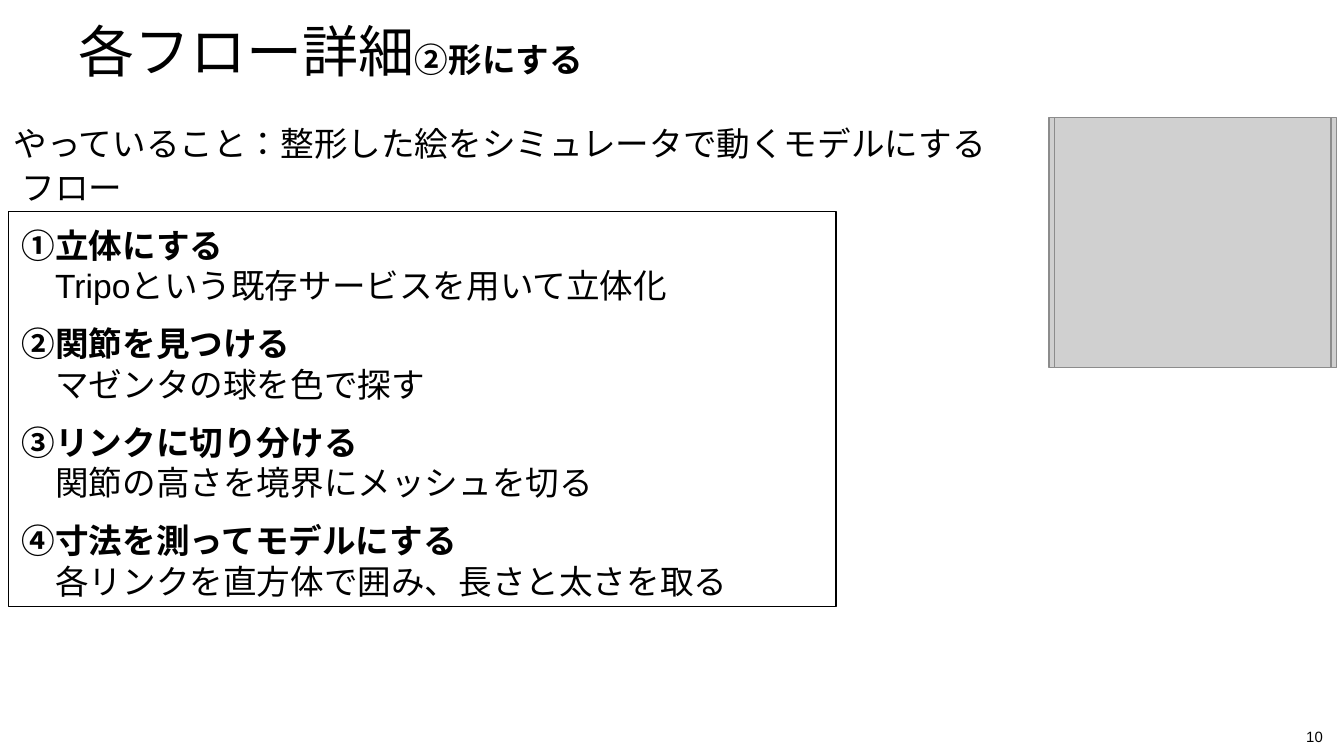
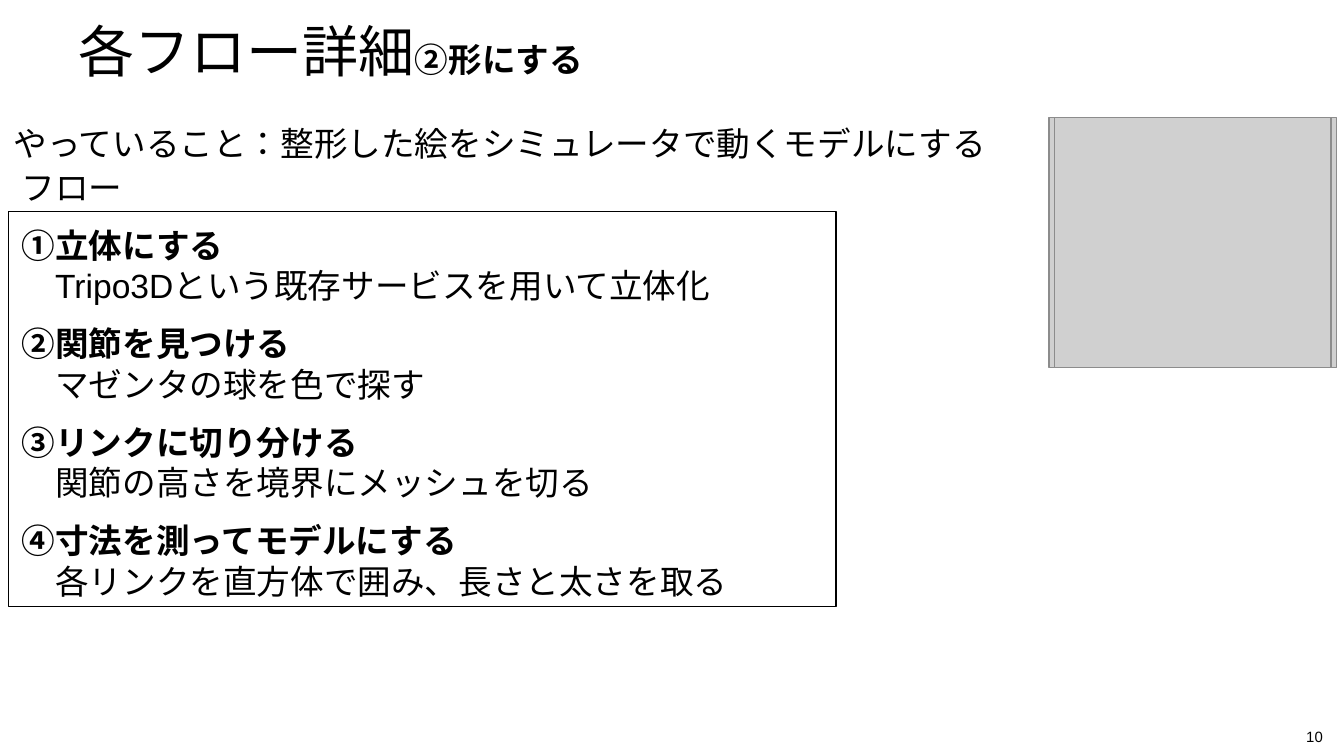
Before and after one commit to 233301koshiro/StackelbergPPO, a slide deck: slide 10 of docs/研究応用/これまでの進捗_0911.pptx. Drawn at 1344x756 pixels with LibreOffice and Linux fonts; fonts in the diff are those of the drawing; grey boxes stand for pictures; background and template pictures are left out. Boxes give left, top, right and bottom in pixels: in the first picture for what was removed or moved away, otherwise in the second. Text is boxed around its words. In the diff, an @@ line names an element or a change of style, - is before the commit and + after.

Commit message:
pptx

```diff
--- a/docs/研究応用/これまでの進捗_0911.pptx
+++ b/docs/研究応用/これまでの進捗_0911.pptx
@@ text in rectangle at box(55, 271, 710, 304): text changed @@
-Tripoという既存サービスを用いて立体化
+Tripo3Dという既存サービスを用いて立体化
```
